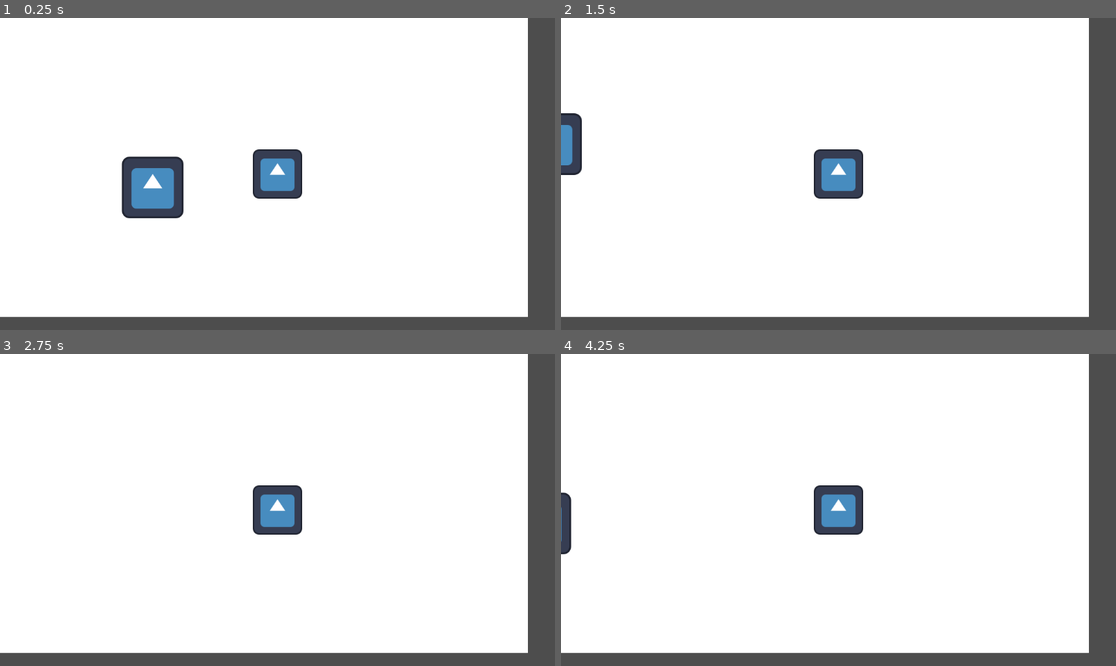
Above: before the commit, frames 1-4 (two rows, left to right).
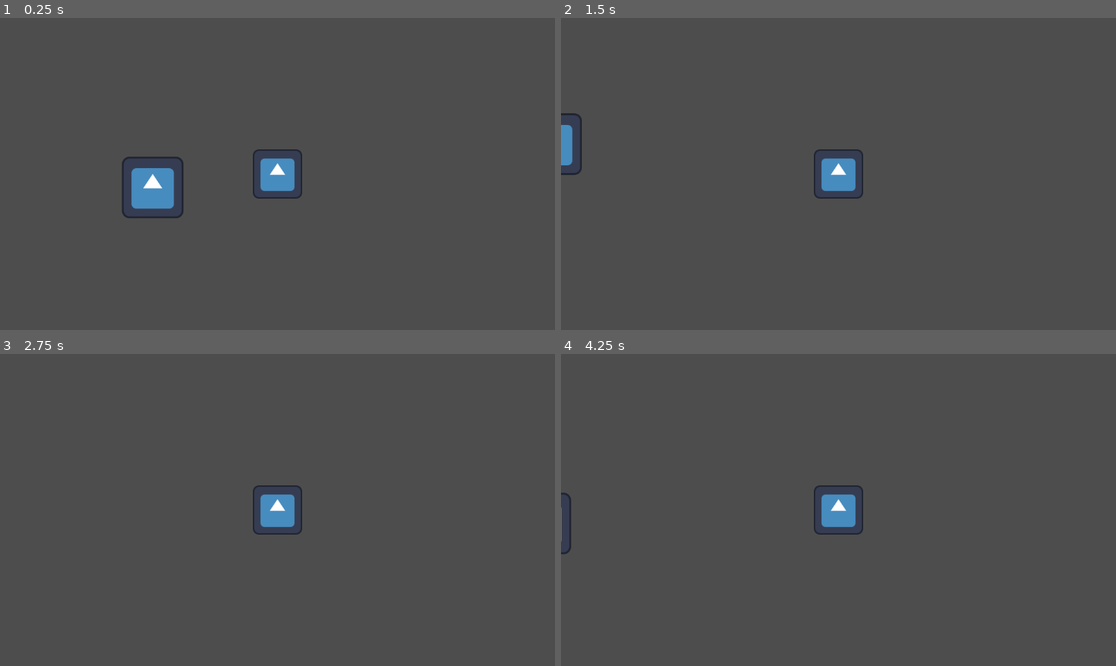
Above: after the commit, the same moments.

Repository: zcmaximus/_godot_game_for_club
Game: Godot game, scene res://scenes/game.tscn
Same seed, same stepped clock (60 frames per second), same inputs: the game is played once before the commit and once after it. The engine's default icon, where the game draws it, is replaced by a stand-in: a white triangle on a blue panel in a dark square.
Inputs:
- Up to frame 1 (0.25 s): no input
- Up to frame 2 (1.5 s): tap Enter at 0.5 s; hold Right (move_right) 0.53-1.28 s; hold Down (move_down) from 1.28 s (still down)
- Up to frame 3 (2.75 s): release Down (move_down) at 2.03 s; hold Right (move_right) from 2.03 s (still down)
- Up to frame 4 (4.25 s): tap Space at 2.75 s; release Right (move_right) at 2.78 s; hold W (move_up) 2.78-3.53 s; tap Enter at 3.5 s; hold Left (move_left) from 3.53 s (still down)

The runs differ from the first frame. In frame 1, 88% of the frame differs, in the area x 0-96%, y 0-96%; in frame 2, 89%; in frame 3, 90%; in frame 4, 90%.

Commit message:
Update game.tscn

Diff:
--- a/scenes/game.tscn
+++ b/scenes/game.tscn
@@ -1,19 +1,26 @@
-[gd_scene load_steps=4 format=3 uid="uid://cco8mj6o0knvn"]
+[gd_scene load_steps=7 format=3 uid="uid://cco8mj6o0knvn"]
 
+[ext_resource type="Texture2D" uid="uid://d1dreyfyqoffa" path="res://sprites/ground_grass_tiles.png" id="1_lnu2h"]
 [ext_resource type="PackedScene" uid="uid://durd6v7fug047" path="res://scenes/player.tscn" id="1_uwrxv"]
 [ext_resource type="Texture2D" uid="uid://dig6idcnfwc6g" path="res://icon.svg" id="2_yqjtg"]
 
 [sub_resource type="GDScript" id="GDScript_yqjtg"]
 
+[sub_resource type="TileSetAtlasSource" id="TileSetAtlasSource_lbhrr"]
+texture = ExtResource("1_lnu2h")
+0:0/0 = 0
+1:0/0 = 0
+
+[sub_resource type="TileSet" id="TileSet_iywne"]
+sources/0 = SubResource("TileSetAtlasSource_lbhrr")
+
 [node name="game" type="Node2D"]
 script = SubResource("GDScript_yqjtg")
 
-[node name="CanvasLayer" type="CanvasLayer" parent="."]
-layer = -10
+[node name="TileMap" type="Node2D" parent="."]
 
-[node name="ColorRect" type="ColorRect" parent="CanvasLayer"]
-offset_right = 1096.0
-offset_bottom = 621.0
+[node name="TileMapLayer" type="TileMapLayer" parent="TileMap"]
+tile_set = SubResource("TileSet_iywne")
 
 [node name="player" parent="." instance=ExtResource("1_uwrxv")]
 position = Vector2(519, 294)
